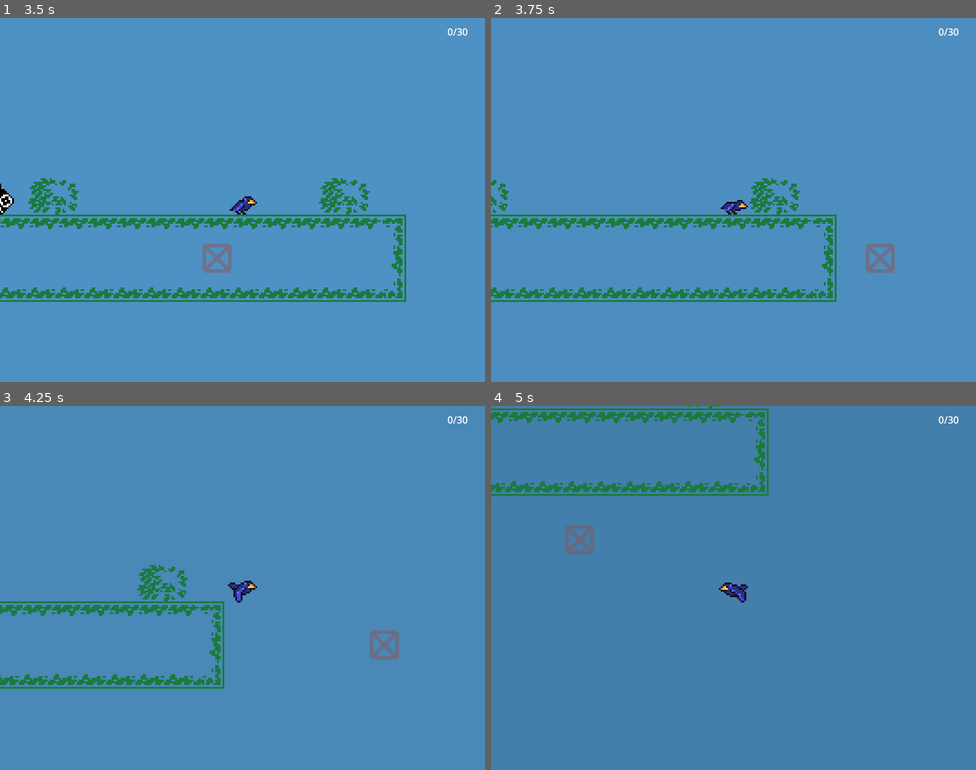
Above: before the commit, frames 1-4 (two rows, left to right).
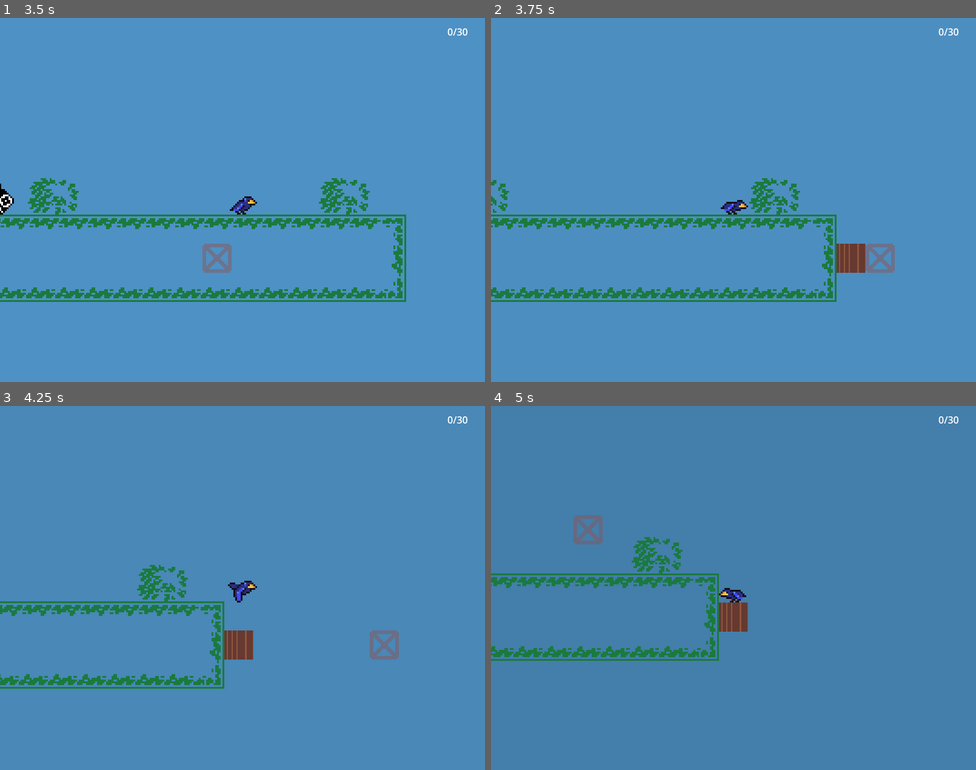
Above: after the commit, the same moments.

Repository: Gladiu/Birds-jam
Game: Godot game, scene res://scn/main.tscn
The game is run twice, just before and just after one commit, with the same random seed, the same clock (stepped at 60 frames per second) and the same inputs.
Inputs (mouse positions are in pixels of both pictures, inside the frame that each line leads up to):
- Up to frame 1 (3.5 s): move the mouse to (349, 181) at 0.52 s; hold Space (fly) 0.53-1.28 s; hold D (move_right) 0.53-2.03 s; move the mouse to (145, 218) at 1.27 s; click (145, 218) at 1.35 s; move the mouse to (291, 119) at 2.02 s; hold A (move_left) 2.03-2.78 s; right-click (291, 119) at 2.1 s; move the mouse to (218, 272) at 2.77 s; hold D (move_right) from 2.78 s (still down); tap Space (fly) at 2.85 s
- Up to frame 2 (3.75 s): keep holding D (move_right); move the mouse to (879, 254) at 3.52 s; click (879, 254) at 3.6 s
- Up to frame 3 (4.25 s): keep holding D (move_right)
- Up to frame 4 (5 s): move the mouse to (588, 533) at 4.27 s; release D (move_right) at 4.28 s; hold A (move_left) from 4.28 s (still down); right-click (588, 533) at 4.35 s

Frame 1 is identical in both runs. In frame 2, 0.5% of the frame differs, in the area x 71-78%, y 62-70%; in frame 3, 0.5%; in frame 4, 6.6%, in the area x 0-58%, y 0-70%.

Commit message:
enemy_destroy_tiles

Diff:
--- a/src/building_manager.gd
+++ b/src/building_manager.gd
@@ -8,7 +8,7 @@
 @onready var tile_map: TileMapLayer = $BuildingTilemap
 @onready var preview_tile_map: TileMapLayer = $PreviewTilemap
 @onready var preview_active = true
-@onready var holded_sticks = 3
+@onready var holded_sticks = 3333
 
 var _block_cost = 3
 
--- a/src/building_tilemap.gd
+++ b/src/building_tilemap.gd
@@ -1,4 +1,5 @@
 extends TileMapLayer
+class_name BuildingTileMap
 
 enum BlockStatus {
 	NONE = 0,
@@ -10,8 +11,7 @@
 @export var tile_health = 100
 
 
-func destroy_block(rid):
-	var cords = get_coords_for_body_rid(rid)
+func destroy_block(cords):
 	return damage_block(cords, tile_dmg) != BlockStatus.NONE
 
 
--- a/src/enemy.gd
+++ b/src/enemy.gd
@@ -16,12 +16,18 @@
 	if not is_on_floor():
 		velocity.y += GRAVITY * delta
 
-	if is_on_wall() and get_last_slide_collision().get_collider() is TileMapLayer \
-									and !give_up_current_climb:
+	if  is_on_wall() and (get_last_slide_collision().get_collider() is BuildingTileMap) and give_up_current_climb:
+		var tilemap = get_last_slide_collision().get_collider() as BuildingTileMap
+		var cell = tilemap.local_to_map(get_last_slide_collision().get_position() - get_last_slide_collision().get_normal())
+		var tile_id = tilemap.get_cell_source_id(cell)
+		tilemap.destroy_block(cell)
+
+	elif is_on_wall() and get_last_slide_collision().get_collider() is TileMapLayer and !give_up_current_climb:
 		if $ClimbTimeout.time_left == 0:
 			$ClimbTimeout.start()
+
 		velocity.y = move_toward(velocity.y, CLIMB_TOP_SPEED, CLIMB_SPEED)
-	elif is_on_floor():
+	else:
 		give_up_current_climb = false
 
 	$AnimationPlayer.play("Walk")
Not shown: 1 places in scn/user_interface.tscn that only renumber resources
